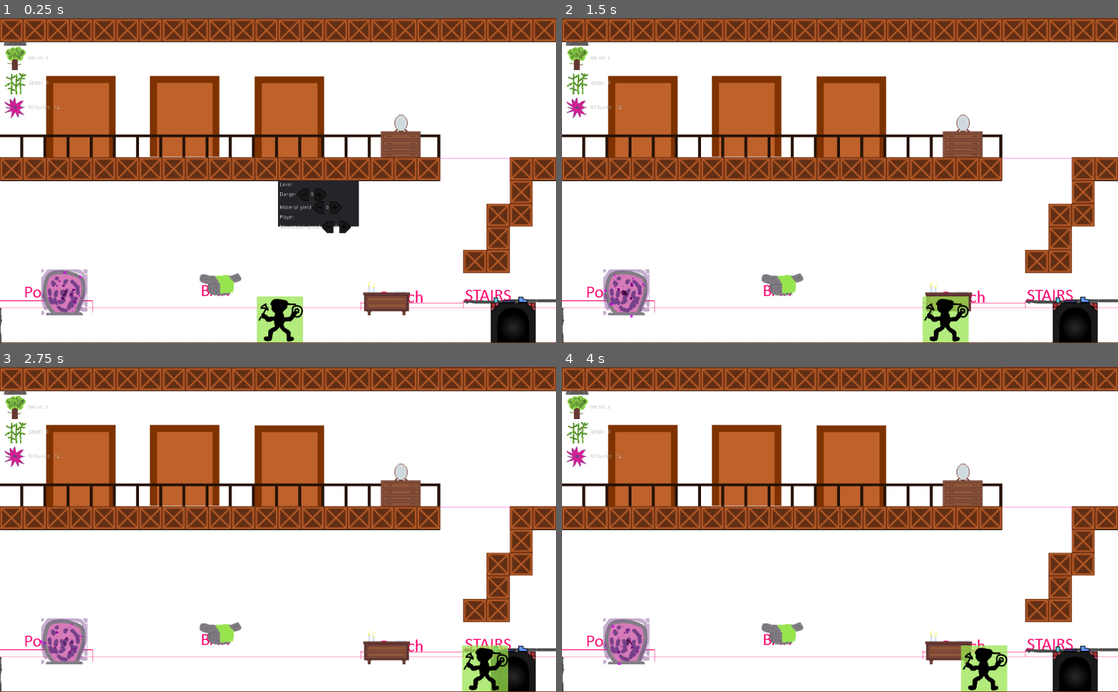
Above: before the commit, frames 1-4 (two rows, left to right).
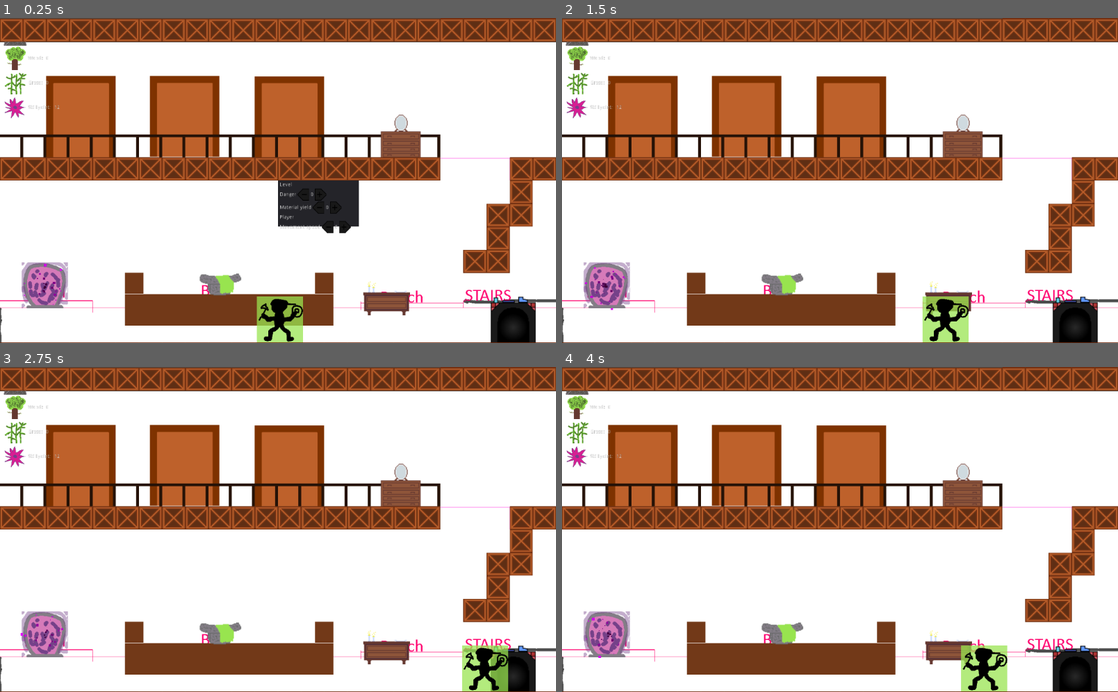
Above: after the commit, the same moments.

Repository: judo347/Project-GatheringPlatform
Game: Godot game, scene res://gamefiles/scenes/Homebase.tscn
Two runs of this game, one before a commit and one after it. Both use one fixed random seed, a clock stepped at 60 frames per second and the inputs below. This scene is started directly instead of the project's main scene.
Inputs (mouse positions are in pixels of both pictures, inside the frame that each line leads up to):
- Up to frame 1 (0.25 s): no input
- Up to frame 2 (1.5 s): tap Enter at 0.5 s; move the mouse to (962, 164) at 0.52 s; hold Right (ui_right) 0.53-1.25 s; click (962, 164) at 0.67 s; drag from (728, 196) to (784, 284) at 1.27 s
- Up to frame 3 (2.75 s): tap Space at 2 s; move the mouse to (333, 458) at 2.02 s; hold Right (ui_right) from 2.03 s (still down)
- Up to frame 4 (4 s): release Right (ui_right) at 2.75 s; drag from (812, 594) to (1073, 669) at 2.77 s; move the mouse to (1006, 578) at 3.52 s; hold Left (ui_left) from 3.53 s (still down)

The runs differ from the first frame. In frame 1, 5.6% of the frame differs, in the area x 0-100%, y 50-95%; in frame 2, 5.9%; in frame 3, 5.9%; in frame 4, 5.9%.

Commit message:
Further progression on homebase.

Diff:
--- a/Project-Gathering Platform/gamefiles/scenes/Homebase.tscn
+++ b/Project-Gathering Platform/gamefiles/scenes/Homebase.tscn
@@ -1,49 +1,54 @@
-[gd_scene load_steps=62 format=2]
-
-[ext_resource path="res://resources/02/homebase/background_downstairs.png" type="Texture" id=1]
-[ext_resource path="res://resources/02/homebase/background_upstairs.png" type="Texture" id=2]
+[gd_scene load_steps=67 format=2]
+
+[ext_resource path="res://resources/02/homebase/background_upstairs.png" type="Texture" id=1]
+[ext_resource path="res://resources/02/homebase/background_downstairs.png" type="Texture" id=2]
 [ext_resource path="res://resources/02/homebase/background_basement.png" type="Texture" id=3]
-[ext_resource path="res://resources/02/homebase/door.png" type="Texture" id=4]
-[ext_resource path="res://resources/02/homebase/furnature_upstairs_railing.png" type="Texture" id=5]
-[ext_resource path="res://gamefiles/scripts/Benches.gd" type="Script" id=6]
-[ext_resource path="res://gamefiles/scripts/bench_converter.gd" type="Script" id=7]
-[ext_resource path="res://resources/01/BenchConverter001.png" type="Texture" id=8]
-[ext_resource path="res://gamefiles/scripts/bench_charModder.gd" type="Script" id=9]
-[ext_resource path="res://resources/01/CharModBench001.png" type="Texture" id=10]
-[ext_resource path="res://gamefiles/scripts/bench_unique_abilities.gd" type="Script" id=11]
-[ext_resource path="res://resources/01/BenchUniqueAbilities001.png" type="Texture" id=12]
-[ext_resource path="res://gamefiles/scripts/bench_levelModder.gd" type="Script" id=13]
-[ext_resource path="res://resources/01/BenchLevelMod001.png" type="Texture" id=14]
-[ext_resource path="res://gamefiles/scenes/Player.tscn" type="PackedScene" id=15]
-[ext_resource path="res://gamefiles/scripts/CharacterSelectionManager.gd" type="Script" id=16]
-[ext_resource path="res://resources/01/Character001.png" type="Texture" id=17]
-[ext_resource path="res://resources/01/Character002.png" type="Texture" id=18]
-[ext_resource path="res://resources/01/Character003.png" type="Texture" id=19]
-[ext_resource path="res://gamefiles/scripts/Portal.gd" type="Script" id=20]
-[ext_resource path="res://resources/01/Portal001.png" type="Texture" id=21]
-[ext_resource path="res://gamefiles/tilesets/tileset02.tres" type="TileSet" id=22]
-[ext_resource path="res://gamefiles/scripts/UIManager.gd" type="Script" id=23]
-[ext_resource path="res://gamefiles/scripts/MaterialConverter.gd" type="Script" id=24]
-[ext_resource path="res://resources/01/Material002.png" type="Texture" id=25]
-[ext_resource path="res://resources/01/Arrow001.png" type="Texture" id=26]
-[ext_resource path="res://resources/01/Skillpoint001.png" type="Texture" id=27]
-[ext_resource path="res://resources/01/Material003.png" type="Texture" id=28]
-[ext_resource path="res://resources/01/Material001.png" type="Texture" id=29]
-[ext_resource path="res://gamefiles/scripts/CharModder.gd" type="Script" id=30]
-[ext_resource path="res://resources/01/CharMod_Deselected001.png" type="Texture" id=31]
-[ext_resource path="res://resources/01/CharModAbility_Slide001.png" type="Texture" id=32]
-[ext_resource path="res://resources/01/CharModAbility_DoubleJump001.png" type="Texture" id=33]
-[ext_resource path="res://gamefiles/scripts/UniqueAbilities.gd" type="Script" id=34]
-[ext_resource path="res://resources/01/UniqueAbilities_noDeathPenalty001.png" type="Texture" id=35]
-[ext_resource path="res://resources/01/UniqueAbilities_worldFlip001.png" type="Texture" id=36]
-[ext_resource path="res://gamefiles/scripts/PermanentUIManager.gd" type="Script" id=37]
-[ext_resource path="res://gamefiles/scripts/AchievementManager.gd" type="Script" id=38]
-[ext_resource path="res://gamefiles/scripts/LevelModder.gd" type="Script" id=39]
-[ext_resource path="res://resources/01/UIMinus001.png" type="Texture" id=40]
-[ext_resource path="res://resources/01/UIPlus001.png" type="Texture" id=41]
-[ext_resource path="res://gamefiles/scripts/CharPathFinding.gd" type="Script" id=42]
-[ext_resource path="res://gamefiles/scenes/game_objects/MusicManager.tscn" type="PackedScene" id=43]
-[ext_resource path="res://gamefiles/tilesets/tileset_homebase01.tres" type="TileSet" id=44]
+[ext_resource path="res://resources/02/homebase/background_barrel.png" type="Texture" id=4]
+[ext_resource path="res://resources/02/homebase/background_chimney.png" type="Texture" id=5]
+[ext_resource path="res://resources/02/homebase/background_top.png" type="Texture" id=6]
+[ext_resource path="res://resources/02/homebase/background_overall.png" type="Texture" id=7]
+[ext_resource path="res://resources/02/homebase/door.png" type="Texture" id=8]
+[ext_resource path="res://resources/02/homebase/furnature_upstairs_railing.png" type="Texture" id=9]
+[ext_resource path="res://resources/02/homebase/bar.png" type="Texture" id=10]
+[ext_resource path="res://gamefiles/scripts/Benches.gd" type="Script" id=11]
+[ext_resource path="res://gamefiles/scripts/bench_converter.gd" type="Script" id=12]
+[ext_resource path="res://resources/01/BenchConverter001.png" type="Texture" id=13]
+[ext_resource path="res://gamefiles/scripts/bench_charModder.gd" type="Script" id=14]
+[ext_resource path="res://resources/01/CharModBench001.png" type="Texture" id=15]
+[ext_resource path="res://gamefiles/scripts/bench_unique_abilities.gd" type="Script" id=16]
+[ext_resource path="res://resources/01/BenchUniqueAbilities001.png" type="Texture" id=17]
+[ext_resource path="res://gamefiles/scripts/bench_levelModder.gd" type="Script" id=18]
+[ext_resource path="res://resources/01/BenchLevelMod001.png" type="Texture" id=19]
+[ext_resource path="res://gamefiles/scenes/Player.tscn" type="PackedScene" id=20]
+[ext_resource path="res://gamefiles/scripts/CharacterSelectionManager.gd" type="Script" id=21]
+[ext_resource path="res://resources/01/Character001.png" type="Texture" id=22]
+[ext_resource path="res://resources/01/Character002.png" type="Texture" id=23]
+[ext_resource path="res://resources/01/Character003.png" type="Texture" id=24]
+[ext_resource path="res://gamefiles/scripts/Portal.gd" type="Script" id=25]
+[ext_resource path="res://resources/01/Portal001.png" type="Texture" id=26]
+[ext_resource path="res://gamefiles/tilesets/tileset02.tres" type="TileSet" id=27]
+[ext_resource path="res://gamefiles/scripts/UIManager.gd" type="Script" id=28]
+[ext_resource path="res://gamefiles/scripts/MaterialConverter.gd" type="Script" id=29]
+[ext_resource path="res://resources/01/Material002.png" type="Texture" id=30]
+[ext_resource path="res://resources/01/Arrow001.png" type="Texture" id=31]
+[ext_resource path="res://resources/01/Skillpoint001.png" type="Texture" id=32]
+[ext_resource path="res://resources/01/Material003.png" type="Texture" id=33]
+[ext_resource path="res://resources/01/Material001.png" type="Texture" id=34]
+[ext_resource path="res://gamefiles/scripts/CharModder.gd" type="Script" id=35]
+[ext_resource path="res://resources/01/CharMod_Deselected001.png" type="Texture" id=36]
+[ext_resource path="res://resources/01/CharModAbility_Slide001.png" type="Texture" id=37]
+[ext_resource path="res://resources/01/CharModAbility_DoubleJump001.png" type="Texture" id=38]
+[ext_resource path="res://gamefiles/scripts/UniqueAbilities.gd" type="Script" id=39]
+[ext_resource path="res://resources/01/UniqueAbilities_noDeathPenalty001.png" type="Texture" id=40]
+[ext_resource path="res://resources/01/UniqueAbilities_worldFlip001.png" type="Texture" id=41]
+[ext_resource path="res://gamefiles/scripts/PermanentUIManager.gd" type="Script" id=42]
+[ext_resource path="res://gamefiles/scripts/AchievementManager.gd" type="Script" id=43]
+[ext_resource path="res://gamefiles/scripts/LevelModder.gd" type="Script" id=44]
+[ext_resource path="res://resources/01/UIMinus001.png" type="Texture" id=45]
+[ext_resource path="res://resources/01/UIPlus001.png" type="Texture" id=46]
+[ext_resource path="res://gamefiles/scripts/CharPathFinding.gd" type="Script" id=47]
+[ext_resource path="res://gamefiles/scenes/game_objects/MusicManager.tscn" type="PackedScene" id=48]
+[ext_resource path="res://gamefiles/tilesets/tileset_homebase01.tres" type="TileSet" id=49]
 
 [sub_resource type="RectangleShape2D" id=1]
 extents = Vector2( 64, 32 )
@@ -125,51 +130,71 @@
 
 [node name="Backgrounds" type="Node2D" parent="MetaTextures"]
 
+[node name="upstairs" type="Sprite" parent="MetaTextures/Backgrounds"]
+position = Vector2( 0, -190 )
+texture = ExtResource( 1 )
+
 [node name="downstairs" type="Sprite" parent="MetaTextures/Backgrounds"]
 position = Vector2( 0, 224 )
-texture = ExtResource( 1 )
-
-[node name="upstairs" type="Sprite" parent="MetaTextures/Backgrounds"]
-position = Vector2( 0, -190 )
 texture = ExtResource( 2 )
 
 [node name="basement" type="Sprite" parent="MetaTextures/Backgrounds"]
 position = Vector2( -1152.15, 480.309 )
 texture = ExtResource( 3 )
 
+[node name="barrel" type="Sprite" parent="MetaTextures/Backgrounds"]
+position = Vector2( -1056, -224 )
+texture = ExtResource( 4 )
+
+[node name="chimney" type="Sprite" parent="MetaTextures/Backgrounds"]
+position = Vector2( 928, -320 )
+texture = ExtResource( 5 )
+
+[node name="top" type="Sprite" parent="MetaTextures/Backgrounds"]
+position = Vector2( 640, -672 )
+texture = ExtResource( 6 )
+
+[node name="overall" type="Sprite" parent="MetaTextures/Backgrounds"]
+position = Vector2( -226, -61 )
+texture = ExtResource( 7 )
+
 [node name="Furnature" type="Node2D" parent="MetaTextures"]
 
 [node name="upstairs_door01" type="Sprite" parent="MetaTextures/Furnature"]
 position = Vector2( -543.888, -176.794 )
-texture = ExtResource( 4 )
+texture = ExtResource( 8 )
 
 [node name="upstairs_door02" type="Sprite" parent="MetaTextures/Furnature"]
 position = Vector2( -257.56, -177.446 )
-texture = ExtResource( 4 )
+texture = ExtResource( 8 )
 
 [node name="upstairs_door03" type="Sprite" parent="MetaTextures/Furnature"]
 position = Vector2( 32.124, -176.542 )
-texture = ExtResource( 4 )
+texture = ExtResource( 8 )
 
 [node name="upstairs_railing" type="Sprite" parent="MetaTextures/Furnature"]
 position = Vector2( -160, -96 )
-texture = ExtResource( 5 )
+texture = ExtResource( 9 )
+
+[node name="downstairs_bar" type="Sprite" parent="MetaTextures/Furnature"]
+position = Vector2( -135, 307 )
+texture = ExtResource( 10 )
 
 [node name="Camera2D" type="Camera2D" parent="."]
 current = true
 zoom = Vector2( 1.5, 1.5 )
 
 [node name="Benches" type="Node" parent="."]
-script = ExtResource( 6 )
+script = ExtResource( 11 )
 
 [node name="Converter" type="Area2D" parent="Benches"]
 editor/display_folded = true
 position = Vector2( -160, 260 )
-script = ExtResource( 7 )
+script = ExtResource( 12 )
 
 [node name="Sprite" type="Sprite" parent="Benches/Converter"]
 scale = Vector2( 2, 2 )
-texture = ExtResource( 8 )
+texture = ExtResource( 13 )
 
 [node name="CollisionShape2D" type="CollisionShape2D" parent="Benches/Converter"]
 position = Vector2( 0, 32 )
@@ -285,18 +310,18 @@
 shape = SubResource( 7 )
 
 [node name="Sprite" type="Sprite" parent="CharacterSelection/Slot3"]
-texture = ExtResource( 19 )
+texture = ExtResource( 24 )
 
 [node name="Portal" type="Area2D" parent="."]
 editor/display_folded = true
-position = Vector2( -590, 310 )
-script = ExtResource( 20 )
+position = Vector2( -644, 290 )
+script = ExtResource( 25 )
 __meta__ = {
 "_edit_group_": true
 }
 
 [node name="Sprite" type="Sprite" parent="Portal"]
-texture = ExtResource( 21 )
+texture = ExtResource( 26 )
 
 [node name="CollisionShape2D" type="CollisionShape2D" parent="Portal"]
 shape = SubResource( 8 )
@@ -819,11 +844,10 @@
 margin_left = 164.0
 margin_right = 196.0
 margin_bottom = 32.0
-texture = ExtResource( 41 )
+texture = ExtResource( 46 )
 
 [node name="CharPathFinding" type="Node" parent="."]
-editor/display_folded = true
-script = ExtResource( 42 )
+script = ExtResource( 47 )
 
 [node name="Slot1To3" type="Path2D" parent="CharPathFinding"]
 curve = SubResource( 12 )
@@ -897,12 +921,12 @@
 [node name="Sprite" type="Sprite" parent="CharPathFinding/Slot2To3/PathFollow2D"]
 visible = false
 
-[node name="MusicManager" parent="." instance=ExtResource( 43 )]
+[node name="MusicManager" parent="." instance=ExtResource( 48 )]
 
 [node name="TileMap2" type="TileMap" parent="."]
-tile_set = ExtResource( 44 )
+tile_set = ExtResource( 49 )
 format = 1
-tile_data = PoolIntArray( -917497, 1, 0, -917496, 1, 0, -917 …(785 unchanged characters)… 0, 0, -262127, 0, 0, -196591, 0, 0, -65552, 1, 0, -65551, 1, 0, -65550, 1, 0, -65549, 1, 0, -131055, 0, 0, -20, 1, 0, -19, …(1453 unchanged characters)…
+tile_data = PoolIntArray( -917497, 1, 0, -917496, 1, 0, -917 …(785 unchanged characters)… 0, 0, -262127, 0, 0, -196591, 0, 0, -65549, 1, 0, -131055, 0, 0, -20, 1, 0, -19, …(1453 unchanged characters)…
 [connection signal="body_entered" from="CharacterSelection/Slot1" to="CharacterSelection" method="_on_Area2D_body_entered" binds= [ 1 ]]
 [connection signal="body_exited" from="CharacterSelection/Slot1" to="CharacterSelection" method="_on_Area2D_body_exited" binds= [ 1 ]]
 [connection signal="body_entered" from="CharacterSelection/Slot2" to="CharacterSelection" method="_on_Area2D_body_entered" binds= [ 2 ]]
Not shown: 39 places in Project-Gathering Platform/gamefiles/scenes/Homebase.tscn that only renumber resources
Binary file added: Project-Gathering Platform/resources/02/homebase/background_barrel.png
Not shown, added: Project-Gathering Platform/resources/02/homebase/background_barrel.png.import
Binary file changed: Project-Gathering Platform/resources/02/homebase/background_basement.png
Binary file added: Project-Gathering Platform/resources/02/homebase/background_chimney.png
Not shown, added: Project-Gathering Platform/resources/02/homebase/background_chimney.png.import
Binary file added: Project-Gathering Platform/resources/02/homebase/background_overall.png
Not shown, added: Project-Gathering Platform/resources/02/homebase/background_overall.png.import
Binary file added: Project-Gathering Platform/resources/02/homebase/background_top.png
Not shown, added: Project-Gathering Platform/resources/02/homebase/background_top.png.import
Binary file added: Project-Gathering Platform/resources/02/homebase/bar.png
Not shown, added: Project-Gathering Platform/resources/02/homebase/bar.png.import
(and 6 more such lines)
